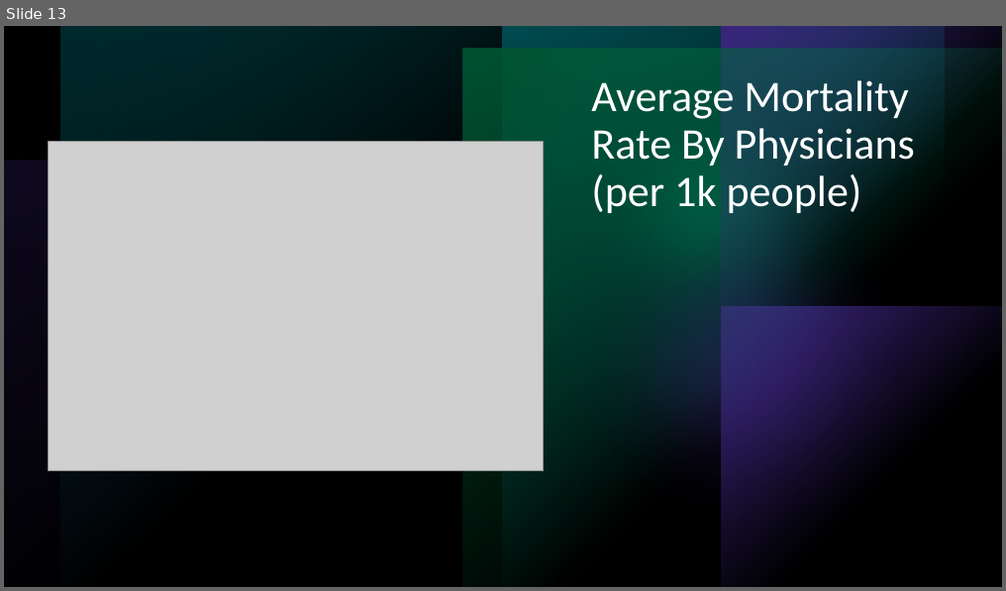
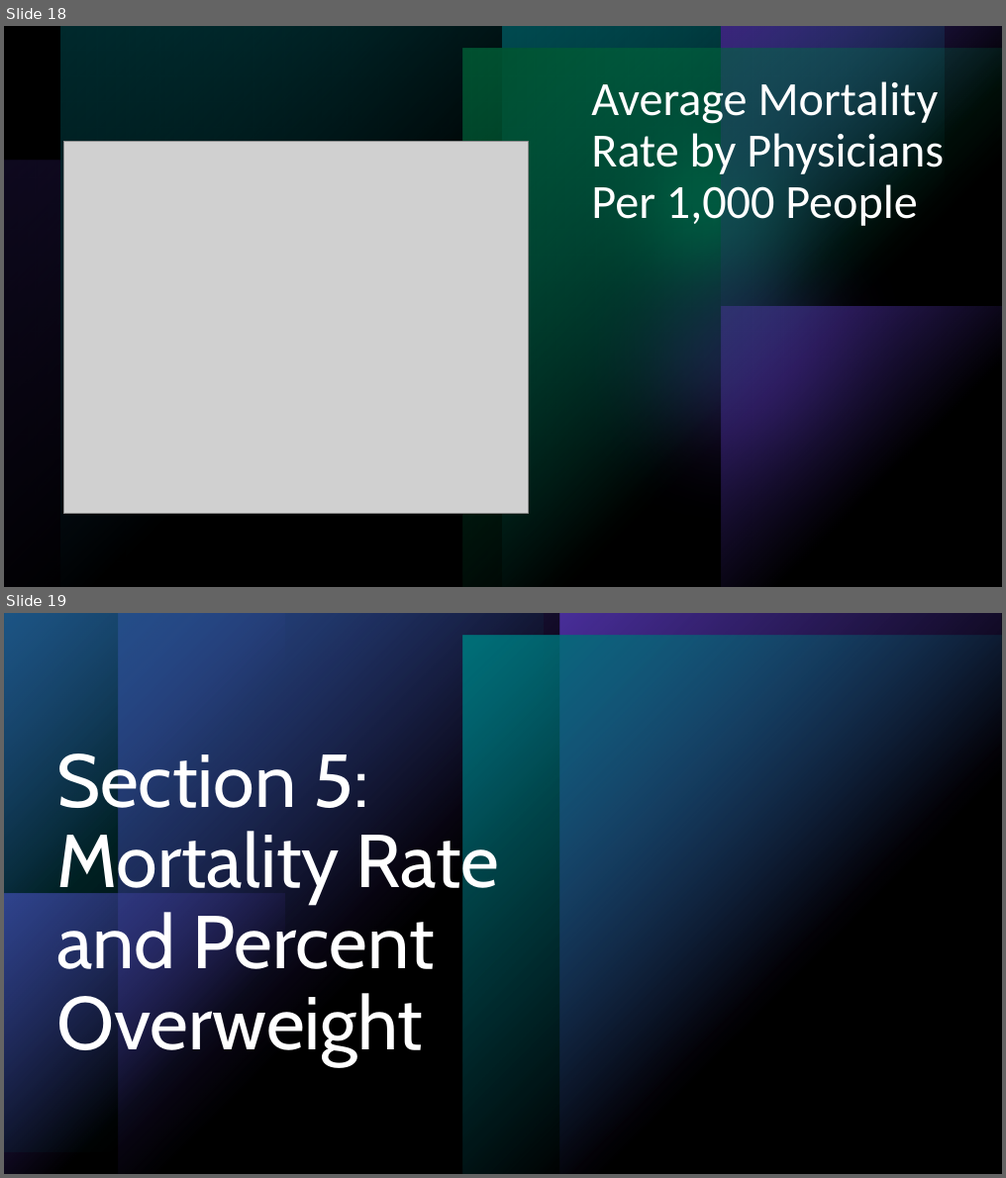
Before and after one commit to ralphy32/project_1, a slide deck: Project 1.pptx. Shown one above the other, each under a label of ours: slide 13 before the commit, slides 18 and 19 after it. The pictures are 1006x591 and 1006x1178 pixels, drawn with LibreOffice and Linux fonts; fonts in the diff are those of the drawing; grey boxes stand for pictures. Boxes give left, top, right and bottom in pixels: in the first picture for what was removed or moved away, otherwise in the second. Text is boxed around its words. In the diff, an @@ line names an element or a change of style, - is before the commit and + after.

```diff
--- a/Project 1.pptx
+++ b/Project 1.pptx
@@ slide 19 added at <box>4,613,1002,1174</box>, background #000000 @@
@@ rectangle added at <box>4,613,285,894</box>, fill gradient #794DFF @@
@@ rectangle added at <box>4,613,544,1153</box>, fill gradient #00BAC8 @@
@@ rectangle added at <box>4,613,1002,1174</box>, fill #000000 at 40% opacity @@
@@ rectangle added at <box>118,613,560,1174</box>, fill gradient #794DFF @@
@@ rectangle added at <box>463,635,1002,1174</box>, fill gradient #00BAC8 @@
@@ rectangle added at <box>560,613,1002,1174</box>, fill gradient #794DFF @@
@@ title added at <box>56,754,500,1065</box>, 72 pt, text #FFFFFF @@
+Section 5:
+Mortality Rate
+and Percent
+Overweight
@@ rectangle added at <box>4,894,285,1174</box>, fill gradient #794DFF @@
@@ what was slide 13 is now slide 18 @@
@@ slide 18 changed as well @@
@@ title at <box>591,81,944,231</box>: text changed; size 42 to 45.9 pt @@
-Average Mortality Rate By Physicians (per 1k people)
+Average Mortality Rate by Physicians Per 1,000 People
@@ picture: place and size @@
-picture at <box>49,141,544,472</box>
+picture at <box>63,141,528,514</box>
```
Also in this commit, not shown: 11 other slides changed, 11 other slides added, 4 slides removed.
